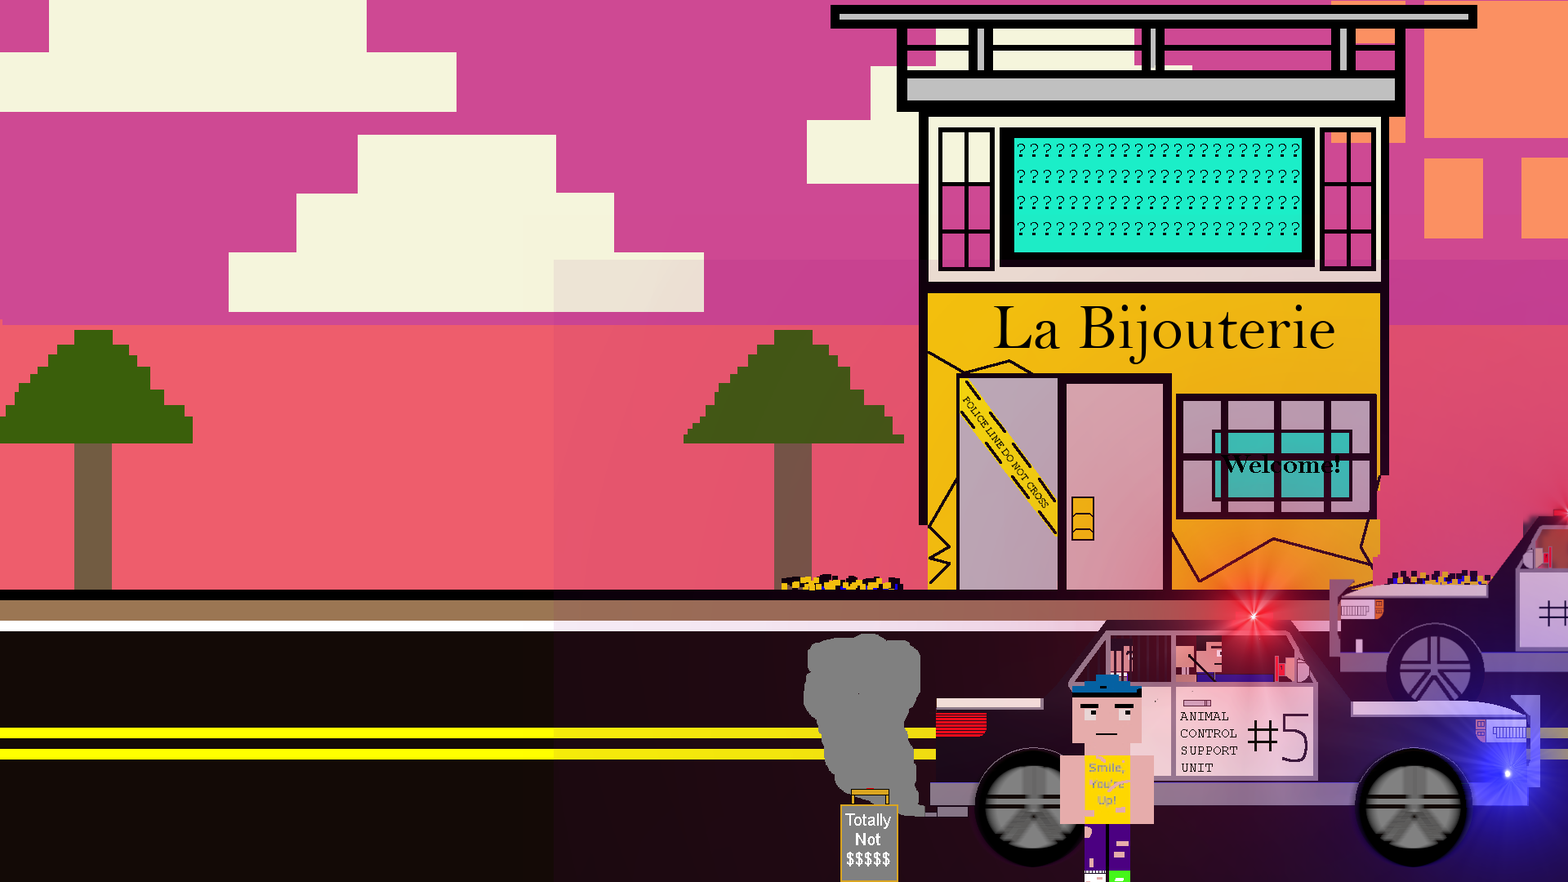
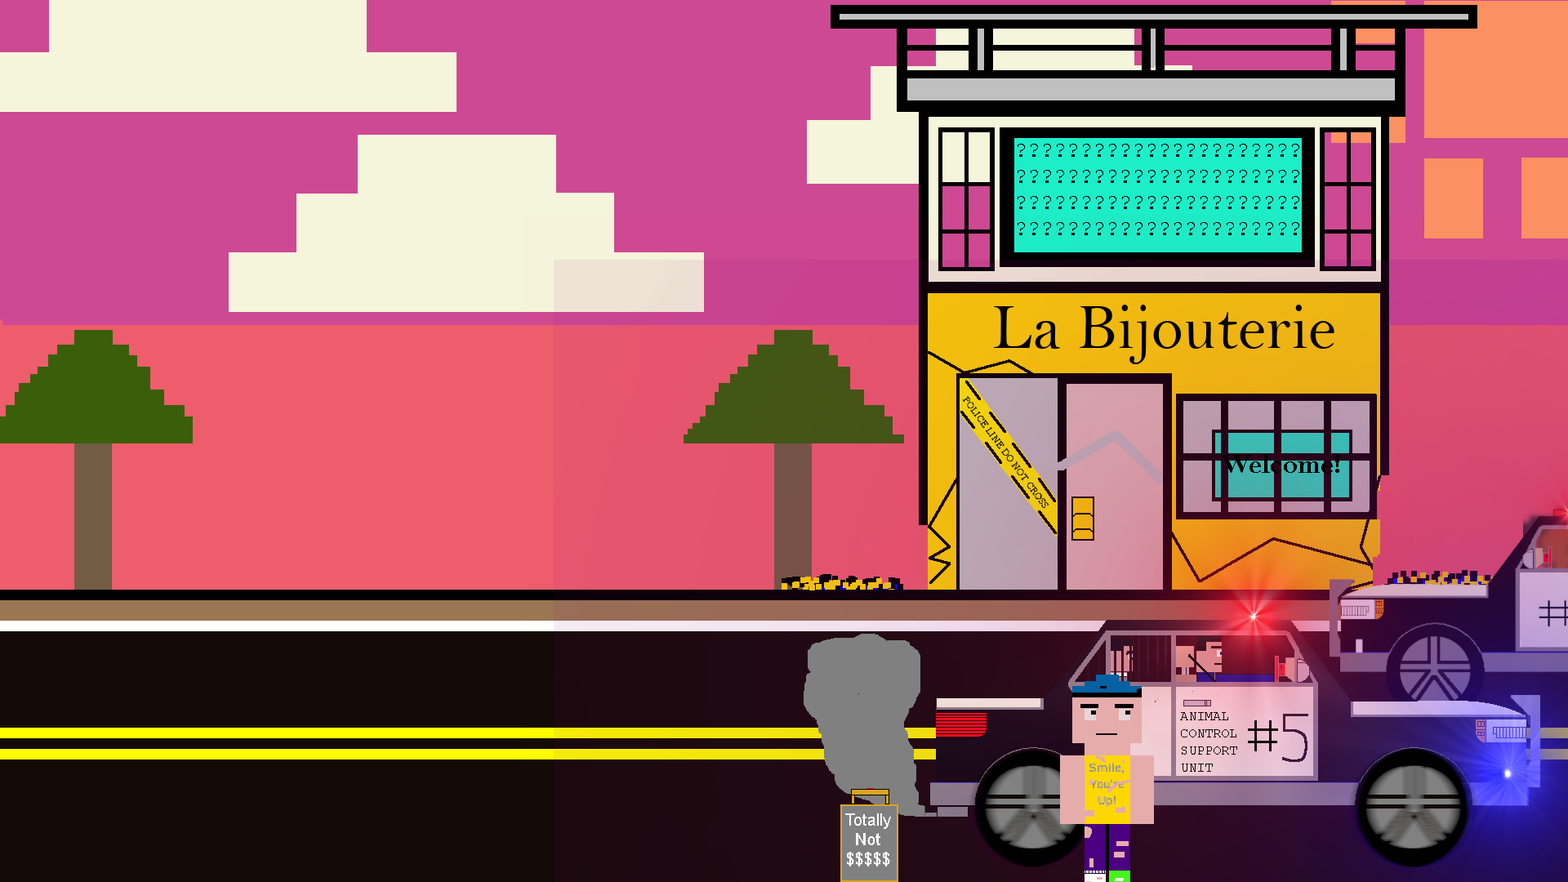
The second 1568×882 image is a revision of the first. Changes to its layers:
added layer "Background copy #8" above "Background copy #7" over [1057, 431, 1163, 484]
hid "Background copy #7" over [1057, 431, 1163, 484]